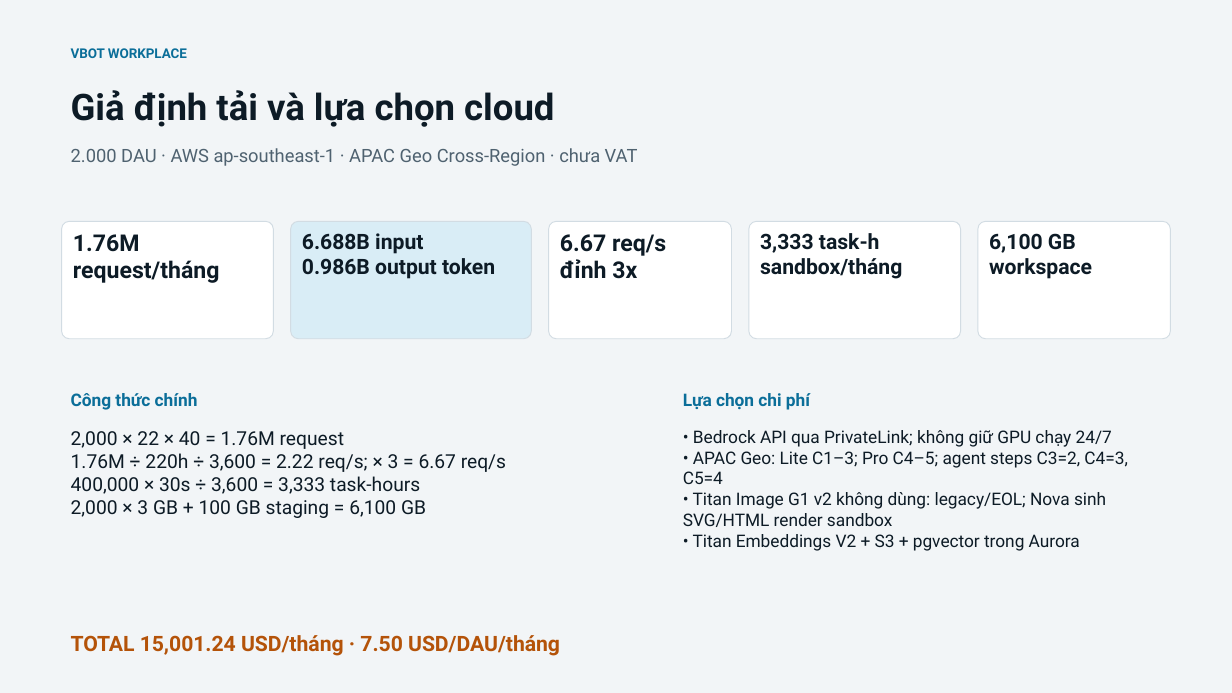
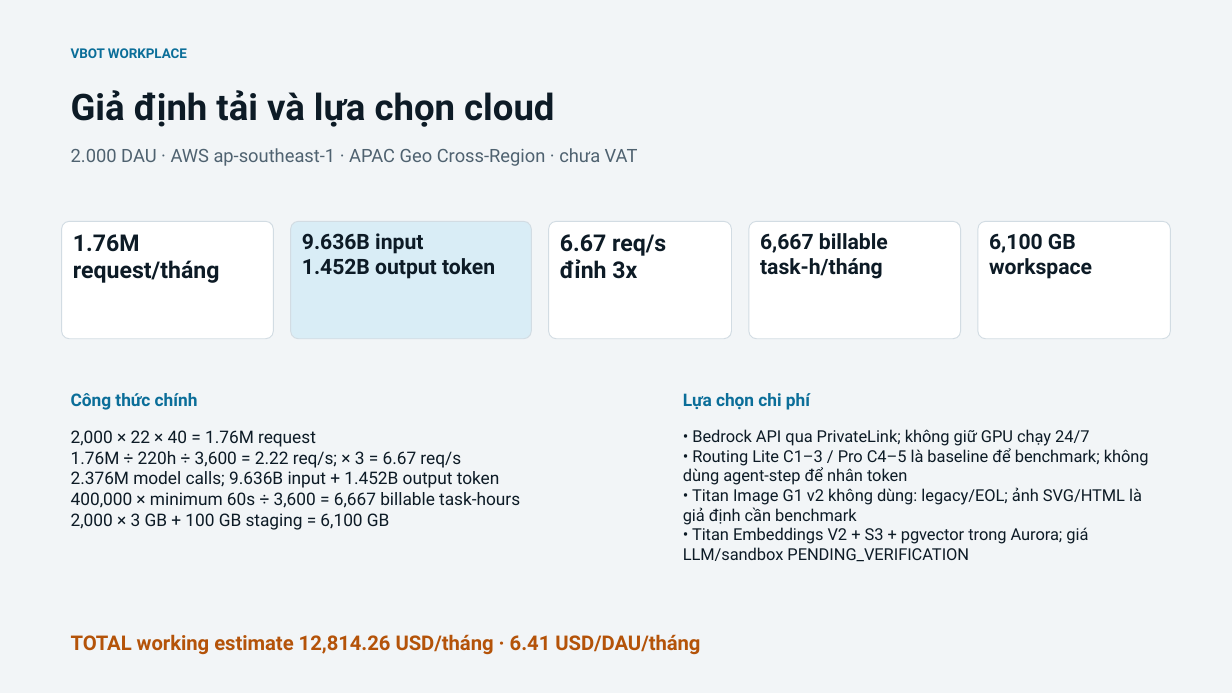
Before and after one commit to rin1652/K4-VBot, a slide deck: slide 1 of G03_slide.pptx. Drawn at 1232x693 pixels with LibreOffice and Linux fonts; fonts in the diff are those of the drawing. Boxes give left, top, right and bottom in pixels: in the first picture for what was removed or moved away, otherwise in the second. Text is boxed around its words. In the diff, an @@ line names an element or a change of style, - is before the commit and + after.

Commit message:
refactor: separate model calls from requests

```diff
--- a/G03_slide.pptx
+++ b/G03_slide.pptx
@@ text in rounded rectangle at [302,233,495,279]: text changed @@
-6.688B input
-0.986B output token
+9.636B input
+1.452B output token
@@ text in rounded rectangle at [760,233,888,279]: text changed @@
-3,333 task-h
-sandbox/tháng
+6,667 billable
+task-h/tháng
@@ text at [71,430,461,530]: size 15 to 13.5 pt in "2,000 × 22 × 40 = 1.76M ...", "1.76M ÷ 220h ÷ 3,600 = 2.22 ...", "2,000 × 3 GB + 100 GB ..." @@
@@ text at [683,448,1149,562]: text changed; size 13.5 to 12.8 pt @@
-• APAC Geo: Lite C1–3; Pro C4–5; agent steps C3=2, C4=3, C5=4
-• Titan Image G1 v2 không dùng: legacy/EOL; Nova sinh SVG/HTML render sandbox
-• Titan Embeddings V2 + S3 + pgvector trong Aurora
+• Routing Lite C1–3 / Pro C4–5 là baseline để benchmark; không dùng agent-step để nhân token
+• Titan Image G1 v2 không dùng: legacy/EOL; ảnh SVG/HTML là giả định cần benchmark
+• Titan Embeddings V2 + S3 + pgvector trong Aurora; giá LLM/sandbox PENDING_VERIFICATION
@@ text at [692,429,1089,446]: size 13.5 to 12.8 pt in "• Bedrock API qua PrivateLink; không giữ ..." @@
@@ text at [71,471,520,508]: text changed; size 15 to 13.5 pt @@
-400,000 × 30s ÷ 3,600 = 3,333 task-hours
+2.376M model calls; 9.636B input + 1.452B output token
+400,000 × minimum 60s ÷ 3,600 = 6,667 billable task-hours
@@ text at [71,634,700,655]: text changed; size 16.5 to 15.8 pt @@
-TOTAL 15,001.24 USD/tháng · 7.50 USD/DAU/tháng
+TOTAL working estimate 12,814.26 USD/tháng · 6.41 USD/DAU/tháng
```
Also in this commit, not shown: 12 other files.
